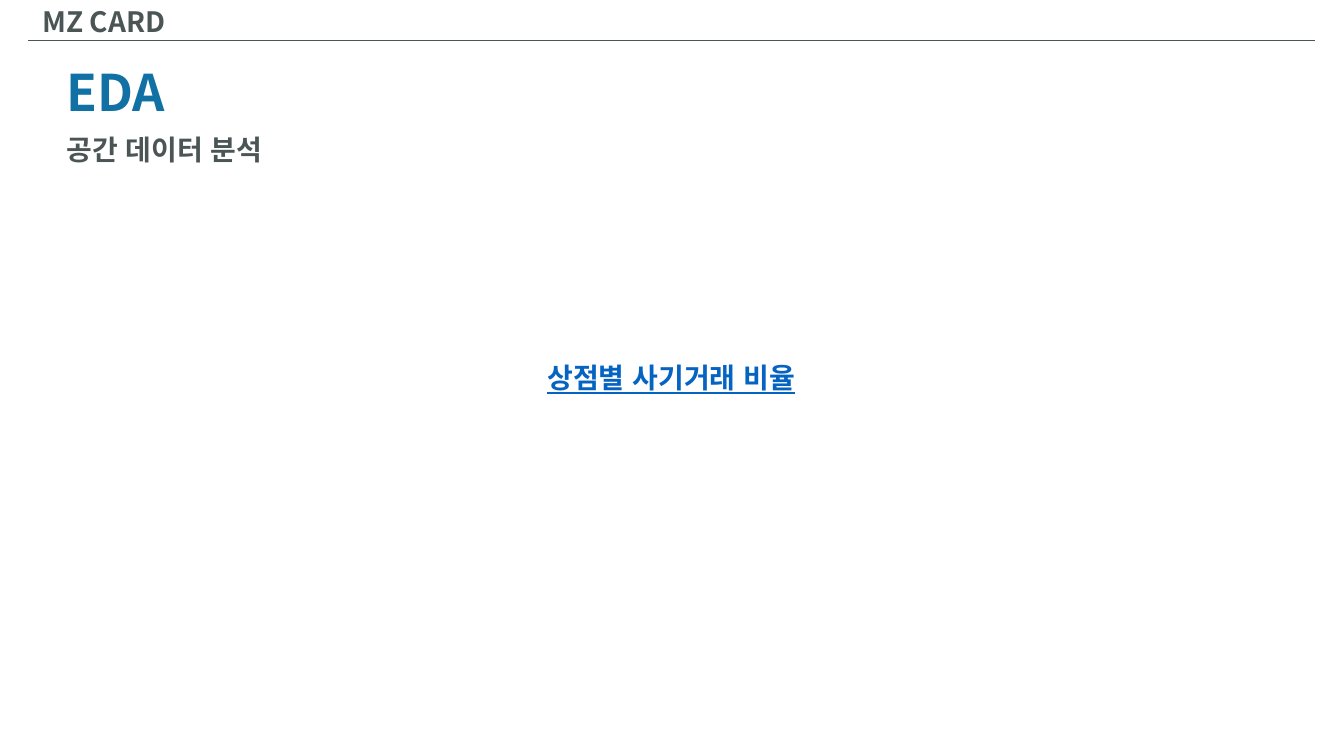
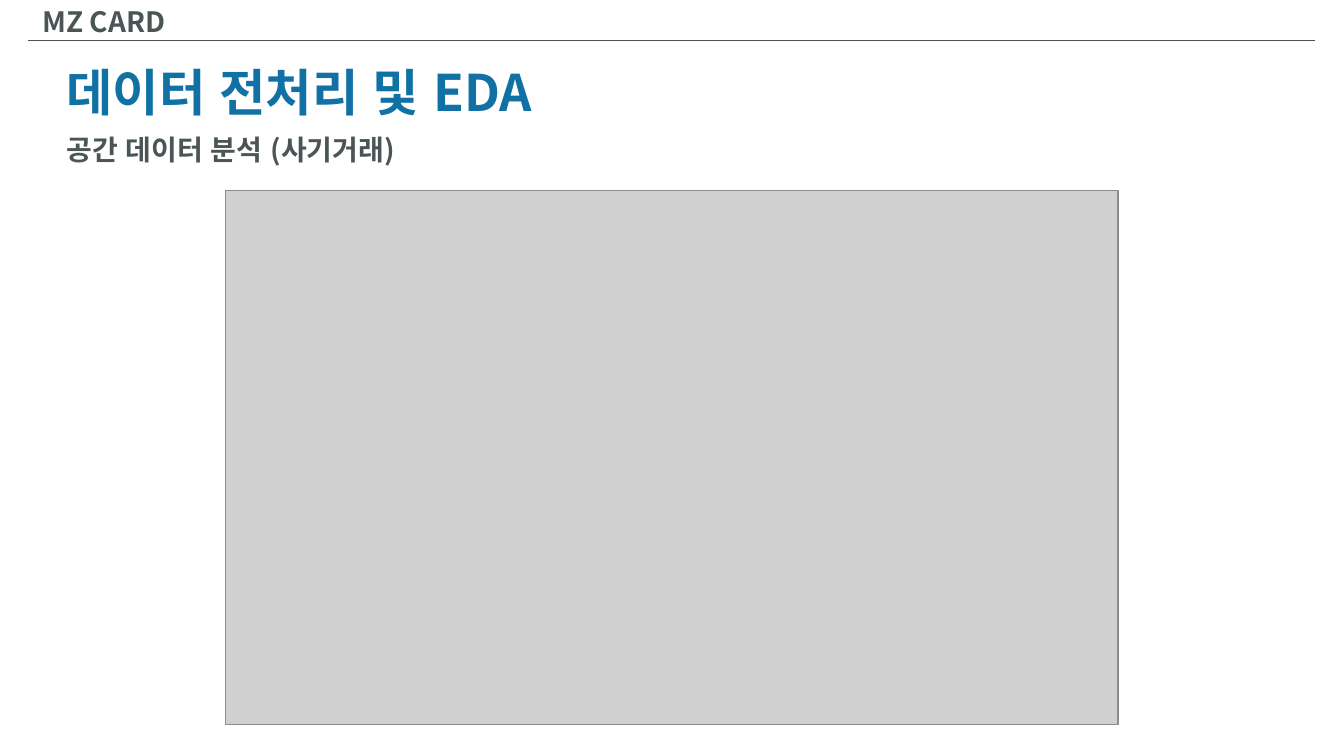
Before and after one commit to InjaeJayLee/mzcard, a slide deck: slide 22 of MZCARD.pptx (slide 16 before the commit). Drawn at 1344x756 pixels with LibreOffice and Linux fonts; fonts in the diff are those of the drawing; grey boxes stand for pictures. Boxes give left, top, right and bottom in pixels: in the first picture for what was removed or moved away, otherwise in the second. Text is boxed around its words. In the diff, an @@ line names an element or a change of style, - is before the commit and + after.

```diff
--- a/MZCARD.pptx
+++ b/MZCARD.pptx
@@ text removed at [66,73,165,111] @@
-EDA
@@ text added at [66,68,532,116], 36 pt, text #1171A4, bold @@
+데이터 전처리 및 EDA
@@ text at [66,136,395,166]: text changed @@
-공간 데이터 분석
+공간 데이터 분석 (사기거래)
@@ picture added at [226,191,1118,725] @@
@@ text removed at [547,364,796,394] @@
-상점별 사기거래 비율
```
Also in this commit, not shown: 12 other slides changed, 17 slides added, 1 slide removed, 1 other file.
